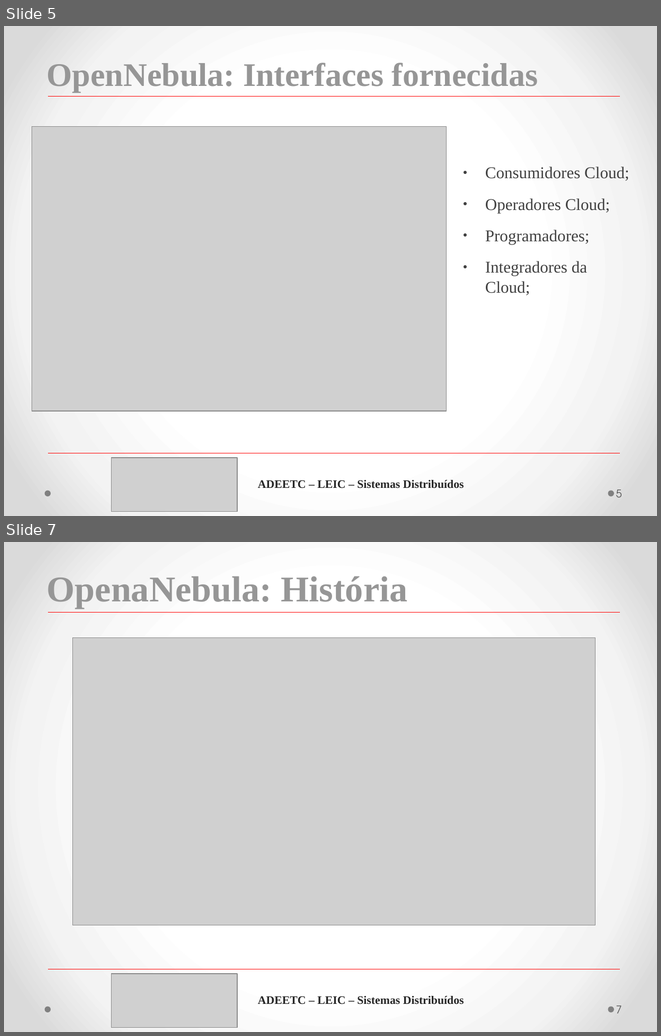
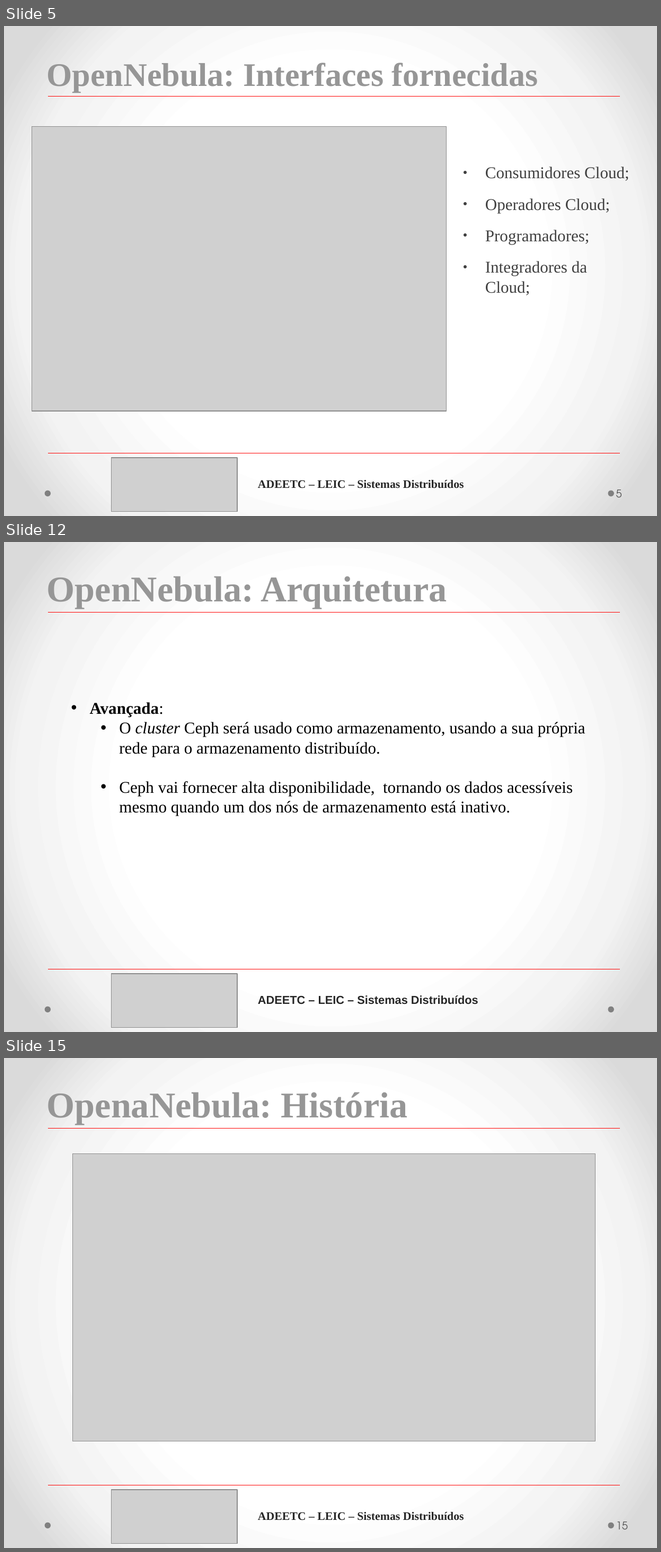
Before and after one commit to MFDM/SD, a slide deck: T2/Apresentação-T2.pptx. Shown one above the other, each under a label of ours: slides 5 and 7 before the commit, slides 5, 12 and 15 after it; the slides between them are not shown. The pictures are 661x1036 and 661x1552 pixels, drawn with LibreOffice and Linux fonts; fonts in the diff are those of the drawing; grey boxes stand for pictures. Boxes give left, top, right and bottom in pixels: in the first picture for what was removed or moved away, otherwise in the second. Text is boxed around its words. In the diff, an @@ line names an element or a change of style, - is before the commit and + after.

```diff
--- a/T2/Apresentação-T2.pptx
+++ b/T2/Apresentação-T2.pptx
@@ slide 12 added at box(4, 542, 657, 1032), background gradient #FFFFFF to #F4F4F4 to #DADADA; not listed: 2 template elements that a slide beside it also shows @@
@@ text added at box(47, 576, 447, 608), 44 pt, text #969696, bold @@
+OpenNebula: Arquitetura
@@ line added from (49, 612) to (620, 612), #FF0000 0 pt @@
@@ text added at box(90, 702, 585, 815), 20 pt, text #000000 @@
+• Avançada:
+  • O cluster Ceph será usado como armazenamento, usando a sua própria rede para o armazenamento distribuído.
+  • Ceph vai fornecer alta disponibilidade, tornando os dados acessíveis mesmo quando um dos nós de armazenamento está inativo.
@@ line added from (49, 969) to (620, 969), #FF0000 0 pt @@
@@ picture added at box(111, 973, 237, 1026) @@
@@ text added at box(258, 995, 478, 1004), 14 pt, text #262626, bold @@
+ADEETC – LEIC – Sistemas Distribuídos
@@ what was slide 7 is now slide 15 @@
@@ page number at box(616, 1521, 628, 1529): text changed @@
-7
+15
```
Also in this commit, not shown: 1 slide changed, 7 other slides added, 1 other file.
